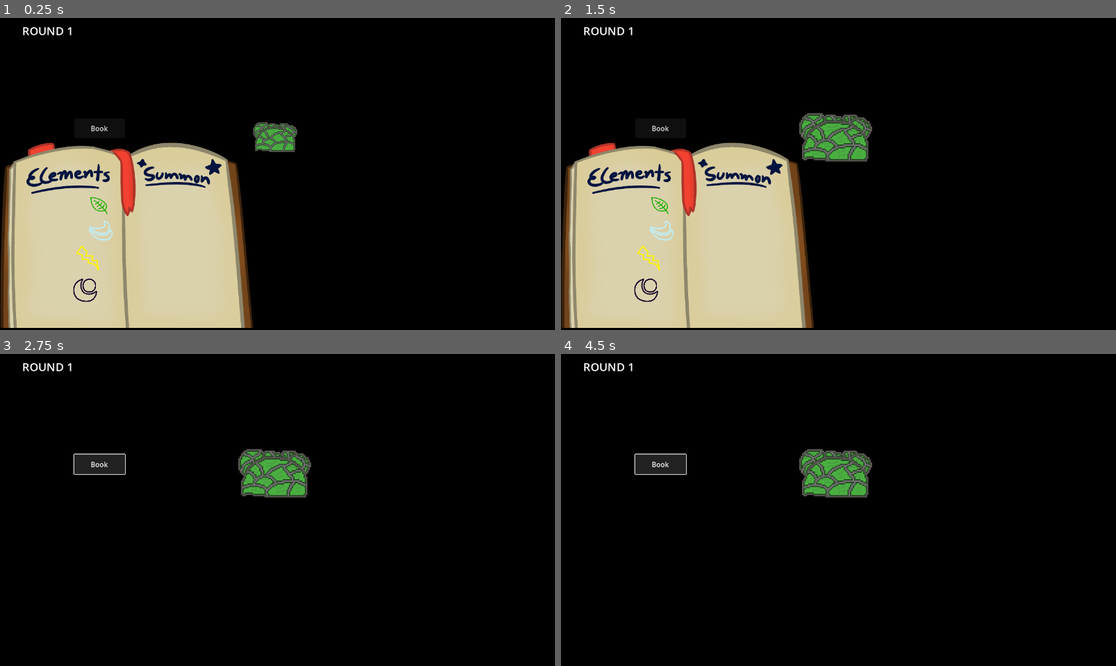
Above: before the commit, frames 1-4 (two rows, left to right).
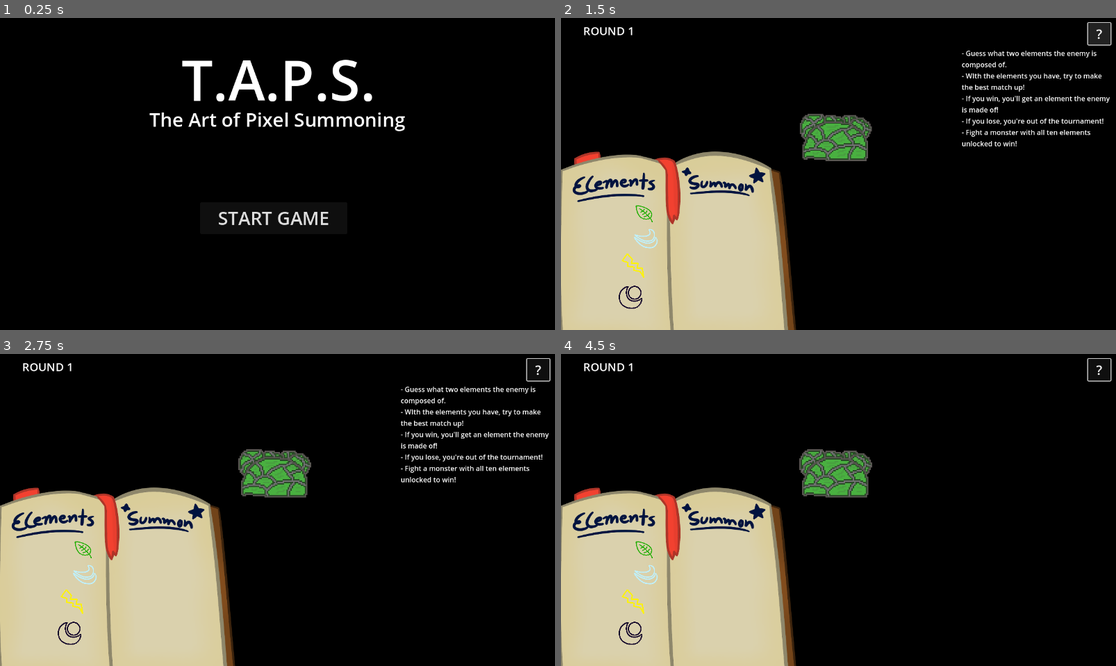
Above: after the commit, the same moments.

Repository: DigiDuncan/DPNJam1
Game: Godot game, scene res://menu.tscn
The game is run twice, just before and just after one commit, with the same random seed, the same clock (stepped at 60 frames per second) and the same inputs. Before the commit the project starts from res://main.tscn.
Inputs (mouse positions are in pixels of both pictures, inside the frame that each line leads up to):
- Up to frame 1 (0.25 s): no input
- Up to frame 2 (1.5 s): click (832, 217) at 0.5 s, where only the run after the commit has a clickable "START GAME"; click (1099, 33) at 1.25 s, where only the run after the commit has a clickable "?"
- Up to frame 3 (2.75 s): click (99, 463) at 2 s, where only the run before the commit has a clickable "Book"
- Up to frame 4 (4.5 s): click (660, 463) at 2.75 s, where only the run before the commit has a clickable "Book"; click (1099, 369) at 3.5 s, where only the run after the commit has a clickable "?"; click (660, 463) at 4.25 s, where only the run before the commit has a clickable "Book"

The runs differ from the first frame. In frame 1, 28% of the frame differs, in the area x 0-73%, y 2-100%; in frame 2, 11%; in frame 3, 25%; in frame 4, 23%.

Commit message:
polishing

Diff:
--- /dev/null
+++ b/HelpButton.gd
@@ -0,0 +1,16 @@
+extends Button
+
+
+# Called when the node enters the scene tree for the first time.
+func _ready():
+	pass # Replace with function body.
+
+
+# Called every frame. 'delta' is the elapsed time since the previous frame.
+func _process(delta):
+	pass
+
+
+func _on_pressed():
+	var hl = $"HelpLabel"
+	hl.set_visible(not hl.visible)
--- /dev/null
+++ b/MainMenuButton.gd
@@ -0,0 +1,15 @@
+extends Button
+
+
+# Called when the node enters the scene tree for the first time.
+func _ready():
+	pass # Replace with function body.
+
+
+# Called every frame. 'delta' is the elapsed time since the previous frame.
+func _process(delta):
+	pass
+
+
+func _on_pressed():
+	get_tree().change_scene_to_file("res://main.tscn")
--- a/main.tscn
+++ b/main.tscn
@@ -24,6 +24,7 @@
 [ext_resource type="Texture2D" uid="uid://cg6pcmrvvxxts" path="res://YouWon.png" id="20_bhgh1"]
 [ext_resource type="Texture2D" uid="uid://c227o2sh7u1oc" path="res://cloud.png" id="23_525wq"]
 [ext_resource type="Script" path="res://Background.gd" id="24_4y0oo"]
+[ext_resource type="Script" path="res://HelpButton.gd" id="25_lw3r8"]
 
 [sub_resource type="GDScript" id="GDScript_xbnlv"]
 script/source = "extends Button
@@ -163,6 +164,9 @@
 offsets = PackedFloat32Array(0.665236, 1)
 colors = PackedColorArray(1, 1, 1, 1, 1, 1, 1, 0)
 
+[sub_resource type="StyleBoxFlat" id="StyleBoxFlat_ofitq"]
+bg_color = Color(0, 0, 0, 0.258824)
+
 [node name="Everything" type="Node2D"]
 
 [node name="GameManager" type="Node" parent="."]
@@ -170,7 +174,8 @@
 
 [node name="Book" type="Node2D" parent="."]
 z_index = 2
-position = Vector2(210, 481)
+position = Vector2(174, 499)
+scale = Vector2(0.988024, 0.988024)
 script = ExtResource("3_mg51g")
 
 [node name="BookBackground" type="Sprite2D" parent="Book"]
@@ -531,6 +536,7 @@
 }
 
 [node name="Popups" type="Node2D" parent="."]
+z_index = 5
 
 [node name="YouGot" type="Node2D" parent="Popups"]
 visible = false
@@ -664,10 +670,11 @@
 (DEBUG)"
 
 [node name="BookButton" type="Button" parent="."]
-offset_left = 171.0
-offset_top = 233.0
-offset_right = 288.0
-offset_bottom = 278.0
+visible = false
+offset_left = 17.0
+offset_top = 264.0
+offset_right = 134.0
+offset_bottom = 309.0
 text = "Book"
 
 [node name="RoundLabel" type="Label" parent="."]
@@ -709,7 +716,7 @@
 initial_velocity_max = 107.14
 color_ramp = SubResource("Gradient_vsqva")
 
-[node name="Sprite2D" type="Sprite2D" parent="."]
+[node name="Background" type="Sprite2D" parent="."]
 z_index = -10
 position = Vector2(639, 381)
 scale = Vector2(0.368441, 0.368441)
@@ -718,6 +725,32 @@
 script = ExtResource("24_4y0oo")
 metadata/_edit_lock_ = true
 
+[node name="HelpButton" type="Button" parent="."]
+offset_left = 1214.0
+offset_top = 13.0
+offset_right = 1266.0
+offset_bottom = 63.0
+theme_override_font_sizes/font_size = 30
+text = "?"
+script = ExtResource("25_lw3r8")
+
+[node name="HelpLabel" type="Label" parent="HelpButton"]
+visible = false
+offset_left = -291.0
+offset_top = 58.0
+offset_right = 59.0
+offset_bottom = 297.0
+theme_override_colors/font_shadow_color = Color(0, 0, 0, 1)
+theme_override_constants/shadow_offset_x = 2
+theme_override_constants/shadow_offset_y = 2
+theme_override_styles/normal = SubResource("StyleBoxFlat_ofitq")
+text = "- Guess what two elements the enemy is composed of.
+- WIth the elements you have, try to make the best match up!
+- If you win, you'll get an element the enemy is made of!
+- If you lose, you're out of the tournament!
+- Fight a monster with all ten elements unlocked to win!"
+autowrap_mode = 3
+
 [connection signal="pressed" from="Book/SummonButton" to="Book" method="_on_summon_button_pressed"]
 [connection signal="pressed" from="Book/SummonButton" to="Monsters/AllyMonster" method="_on_summon_button_pressed"]
 [connection signal="pressed" from="Book/ClearButton" to="Book" method="_on_clear_button_pressed"]
@@ -725,3 +758,4 @@
 [connection signal="animation_finished" from="AnimationPlayer" to="GameManager" method="_on_animation_player_animation_finished"]
 [connection signal="pressed" from="RandomEnemyButton" to="Monsters/EnemyMonster" method="_on_button_pressed"]
 [connection signal="pressed" from="BookButton" to="Book" method="_on_book_button_pressed"]
+[connection signal="pressed" from="HelpButton" to="HelpButton" method="_on_pressed"]
--- /dev/null
+++ b/menu.tscn
@@ -0,0 +1,47 @@
+[gd_scene load_steps=4 format=3 uid="uid://dp2irg52we65p"]
+
+[ext_resource type="Script" path="res://MainMenuButton.gd" id="1_8asid"]
+[ext_resource type="Texture2D" uid="uid://dj08t07ghfl0g" path="res://Background.png" id="1_n8p0p"]
+[ext_resource type="Script" path="res://Background.gd" id="2_j7lj6"]
+
+[node name="Menu" type="Node2D"]
+
+[node name="TitleLabel" type="Label" parent="."]
+offset_top = -1.0
+offset_right = 1283.0
+offset_bottom = 287.0
+theme_override_font_sizes/font_size = 128
+text = "T.A.P.S."
+horizontal_alignment = 1
+vertical_alignment = 1
+
+[node name="SubtitleLabel" type="Label" parent="."]
+offset_left = -3.0
+offset_top = 185.0
+offset_right = 1281.0
+offset_bottom = 285.0
+theme_override_font_sizes/font_size = 44
+text = "The Art of Pixel Summoning"
+horizontal_alignment = 1
+vertical_alignment = 1
+
+[node name="MainMenuButton" type="Button" parent="."]
+offset_left = 461.0
+offset_top = 426.0
+offset_right = 800.0
+offset_bottom = 499.0
+theme_override_font_sizes/font_size = 42
+text = "START GAME"
+script = ExtResource("1_8asid")
+
+[node name="Background" type="Sprite2D" parent="."]
+modulate = Color(0.65098, 0.65098, 0.65098, 1)
+z_index = -10
+position = Vector2(639, 381)
+scale = Vector2(0.368441, 0.368441)
+texture = ExtResource("1_n8p0p")
+hframes = 5
+script = ExtResource("2_j7lj6")
+metadata/_edit_lock_ = true
+
+[connection signal="pressed" from="MainMenuButton" to="MainMenuButton" method="_on_pressed"]
--- a/project.godot
+++ b/project.godot
@@ -11,7 +11,7 @@
 [application]
 
 config/name="DPNJam1"
-run/main_scene="res://main.tscn"
+run/main_scene="res://menu.tscn"
 config/features=PackedStringArray("4.2", "Forward Plus")
 config/icon="res://icon.svg"
 
--- a/scripts/GameManager.gd
+++ b/scripts/GameManager.gd
@@ -19,13 +19,13 @@
 	$"../Popups/YouLost".set_visible(true)
 	var time_in_seconds = 3
 	await get_tree().create_timer(time_in_seconds).timeout
-	get_tree().quit()
+	get_tree().change_scene_to_file("res://menu.tscn")
 
 func win():
 	$"../Popups/YouWon".set_visible(true)
 	var time_in_seconds = 3
 	await get_tree().create_timer(time_in_seconds).timeout
-	get_tree().quit()
+	get_tree().change_scene_to_file("res://menu.tscn")
 
 func show_element_modal(element: Monster.MonsterType):
 	var popup = $"../Popups/YouGot"
@@ -53,8 +53,10 @@
 	var time_in_seconds = 1
 	await get_tree().create_timer(time_in_seconds).timeout
 	$"../WinLabel".set_visible(false)
+	book.set_visible(true)
 
 func _on_ally_monster_do_battle():
+	var book: Book = $"../Book"
 	rounds += 1
 	var anim = $"../AnimationPlayer"
 	anim.play("EnemyCharge")
@@ -66,6 +68,7 @@
 
 	$"../WinLabel".text = "Chance To Win:\n%2d%%" % (likelyhood * 100)
 	$"../WinLabel".set_visible(true)
+	book.set_visible(false)
 
 func _on_animation_player_animation_finished(anim_name):
 	$"../RoundLabel".text = "ROUND %s" % rounds
Not shown: 1 places in main.tscn that only renumber resources
